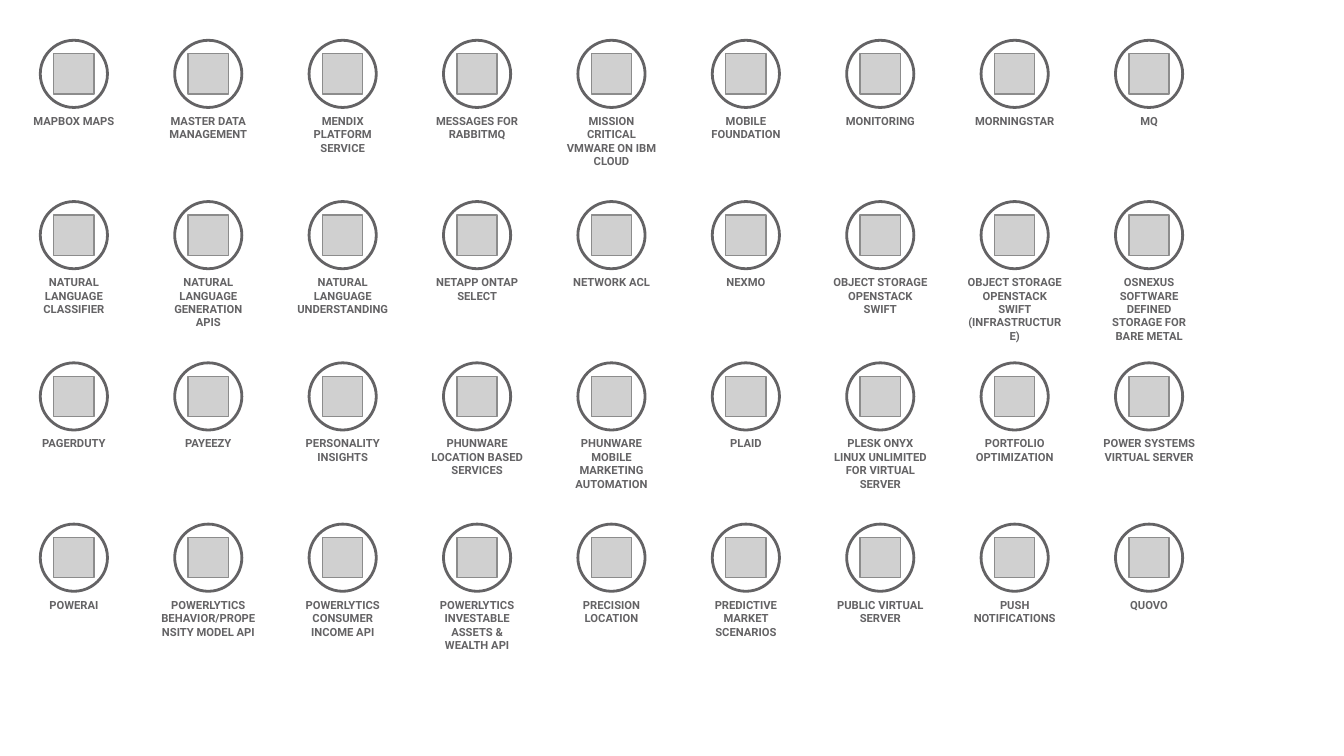
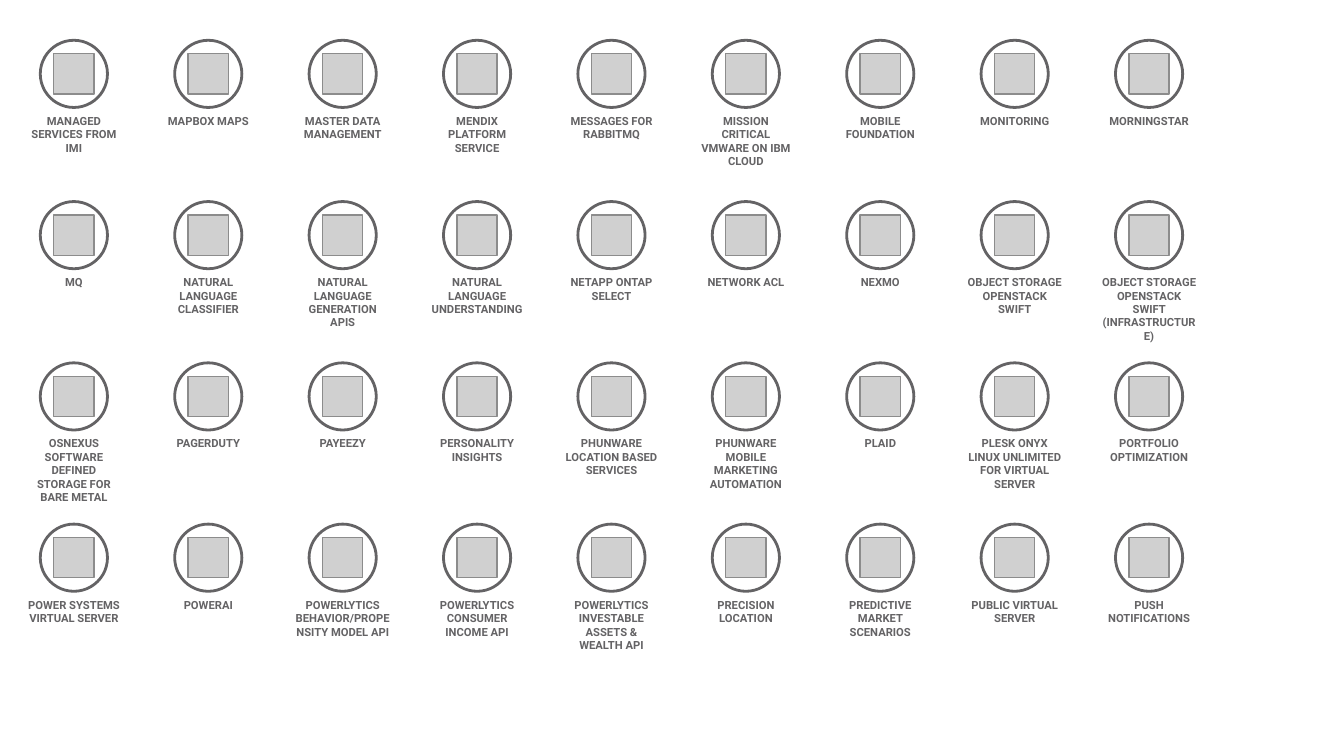
Before and after one commit to l2fprod/myarchitecture, a slide deck: slide 7 of mycatalog-architecture-diagram-template.pptx. Drawn at 1344x756 pixels with LibreOffice and Linux fonts; fonts in the diff are those of the drawing; grey boxes stand for pictures. Boxes give left, top, right and bottom in pixels: in the first picture for what was removed or moved away, otherwise in the second. Text is boxed around its words. In the diff, an @@ line names an element or a change of style, - is before the commit and + after.

```diff
--- a/mycatalog-architecture-diagram-template.pptx
+++ b/mycatalog-architecture-diagram-template.pptx
@@ text added at (31,117,117,152), 6 pt, text #646365, bold @@
+MANAGED SERVICES FROM IMI
@@ text removed at (1140,117,1158,126) @@
-MQ
@@ text at (65,278,83,287): text changed @@
-NATURAL LANGUAGE CLASSIFIER
+MQ
@@ text at (178,278,239,313): text changed @@
-NATURAL LANGUAGE GENERATION APIS
+NATURAL LANGUAGE CLASSIFIER
@@ text at (309,278,377,326): text changed @@
-NATURAL LANGUAGE UNDERSTANDING
+NATURAL LANGUAGE GENERATION APIS
@@ text added at (432,278,523,313), 6 pt, text #646365, bold @@
+NATURAL LANGUAGE UNDERSTANDING
@@ text removed at (833,278,927,313) @@
-OBJECT STORAGE OPENSTACK SWIFT
@@ text at (1102,278,1196,313): text changed @@
-OSNEXUS SOFTWARE DEFINED STORAGE FOR BARE METAL
+OBJECT STORAGE OPENSTACK SWIFT (INFRASTRUCTURE)
@@ text added at (37,439,111,501), 6 pt, text #646365, bold @@
+OSNEXUS SOFTWARE DEFINED STORAGE FOR BARE METAL
@@ text "POWER SYSTEMS VIRTUAL SERVER": place and size @@
-text "POWER SYSTEMS VIRTUAL SERVER" at (1103,439,1195,461)
+text "POWER SYSTEMS VIRTUAL SERVER" at (28,601,120,622)
@@ 24 texts: place and size @@
-24 texts at (33,117,1056,636)
+24 texts at (168,117,1190,636)
@@ text removed at (161,601,255,636) @@
-POWERLYTICS BEHAVIOR/PROPENSITY MODEL API
@@ text at (296,601,390,636): text changed @@
-POWERLYTICS CONSUMER INCOME API
+POWERLYTICS BEHAVIOR/PROPENSITY MODEL API
@@ text at (440,601,514,636): text changed @@
-POWERLYTICS INVESTABLE ASSETS & WEALTH API
+POWERLYTICS CONSUMER INCOME API
@@ text added at (574,601,648,649), 6 pt, text #646365, bold @@
+POWERLYTICS INVESTABLE ASSETS & WEALTH API
@@ text removed at (1130,601,1168,610) @@
-QUOVO
```
Also in this commit, not shown: 4 other slides changed.
